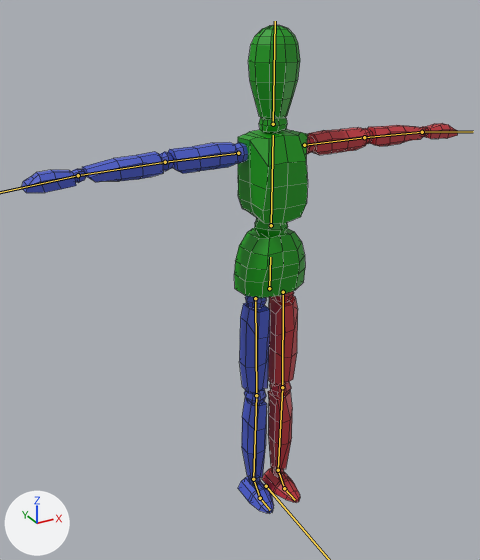
A saved change to the FBX model Assets/Blender/Character.fbx.
Camera for both pictures: a camera (50 mm lens) standing at (-1.069, -1.735, 1.76) and looking at (-0.079, 0.065, 0.859). Every picture has the same lights, and +X, +Y and +Z are marked at lower left. The bones that bend it are drawn over the model as lines. Mesh edges are drawn as thin lines.

In view in the first picture: 'Character'.
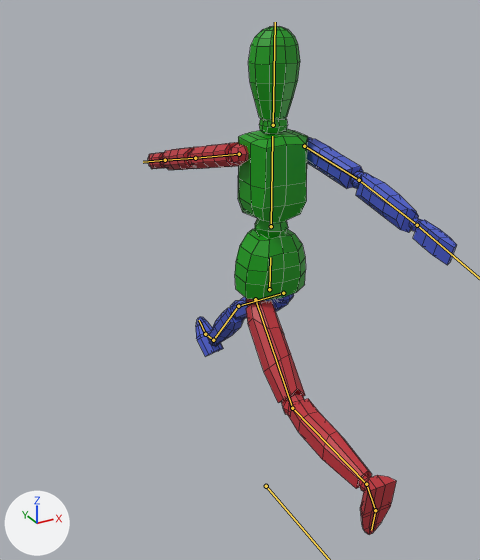
The newer file adds an action. The first version stands in its rest pose; the second is drawn at frame 1 of the action 'DashBackwards'.

The change in detail:
Bone 'Hip' (bone_hip) moves from (0.0, 0.0, 0.0) to (0.0, -0.02, 0.0).
Bone 'Hip' (bone_hip) turns from (0, 0, 0) to (0, -180, 0) degrees about its own x, y and z.
Bone 'Upper Arm.L' (bone_upper_arm_l) turns from (0, 0, 0) to (76, -9, -88) degrees about its own x, y and z.
Bone 'Lower Arm.L' (bone_lower_arm_l) turns from (0, 0, 0) to (0, 0, -5) degrees about its own x, y and z.
Bone 'Upper Arm.R' (bone_upper_arm_r) turns from (0, 0, 0) to (-74, -10, 87) degrees about its own x, y and z.
Bone 'Lower Arm.R' (bone_lower_arm_r) turns from (0, 0, 0) to (0, 0, 6) degrees about its own x, y and z.
Bone 'Upper Leg.L' (bone_upper_leg_l) turns from (0, 0, 0) to (-46, 1, 2) degrees about its own x, y and z.
Bone 'Lower Leg.L' (bone_lower_leg_l) turns from (0, 0, 0) to (-40, 0, 0) degrees about its own x, y and z.
Bone 'Upper Leg.R' (bone_upper_leg_r) turns from (0, 0, 0) to (58, -3, -6) degrees about its own x, y and z.
Bone 'Lower Leg.R' (bone_lower_leg_r) turns from (0, 0, 0) to (-13, 0, 0) degrees about its own x, y and z.

Where the change shows, as pixel boxes [x1, y1, x2, y2] in the pictures (480 x 560 px):
'Character', posed (29% narrower)
    before: [21, 25, 458, 513]
    after: [148, 27, 457, 535]
bone 'Hip', root to tip
    before: (269, 288) to (270, 257)
    after: (269, 289) to (270, 257)
bone 'Upper Arm.L', root to tip
    before: (304, 145) to (364, 137)
    after: (239, 154) to (195, 158)
bone 'Lower Arm.L', root to tip
    before: (364, 137) to (422, 132)
    after: (195, 158) to (165, 160)
bone 'Upper Arm.R', root to tip
    before: (238, 153) to (165, 162)
    after: (304, 146) to (359, 180)
bone 'Lower Arm.R', root to tip
    before: (165, 162) to (78, 175)
    after: (359, 180) to (417, 225)
bone 'Upper Leg.L', root to tip
    before: (283, 292) to (282, 387)
    after: (255, 299) to (292, 408)
bone 'Lower Leg.L', root to tip
    before: (282, 387) to (278, 470)
    after: (292, 408) to (366, 484)
bone 'Upper Leg.R', root to tip
    before: (255, 298) to (256, 395)
    after: (283, 293) to (238, 306)
bone 'Lower Leg.R', root to tip
    before: (256, 395) to (253, 479)
    after: (238, 306) to (213, 340)
